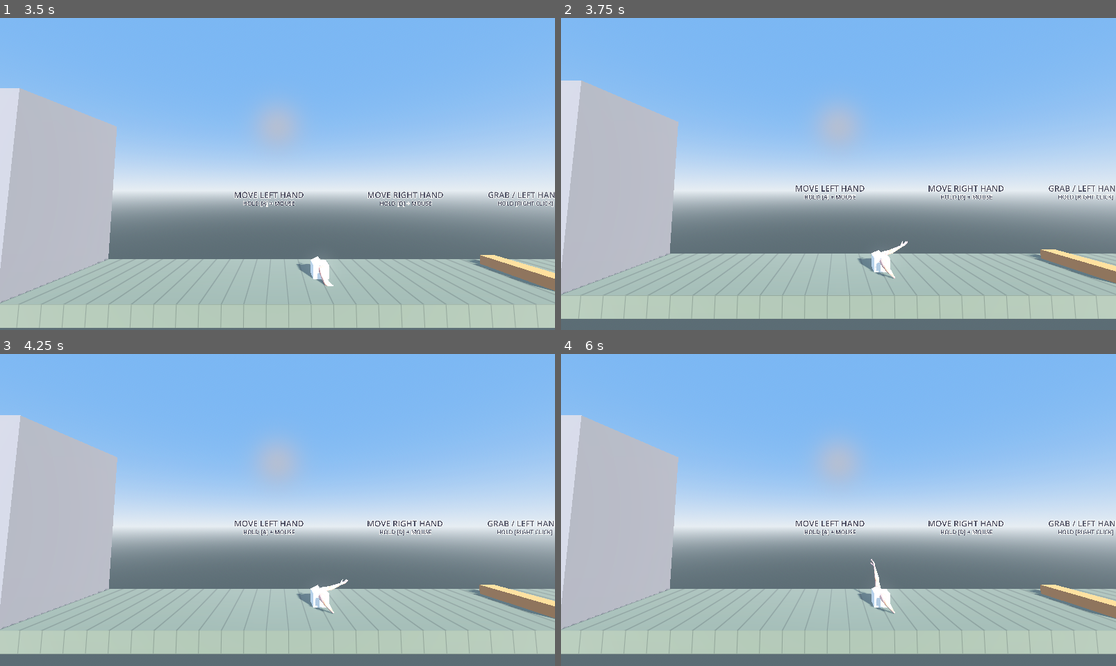
Above: before the commit, frames 1-4 (two rows, left to right).
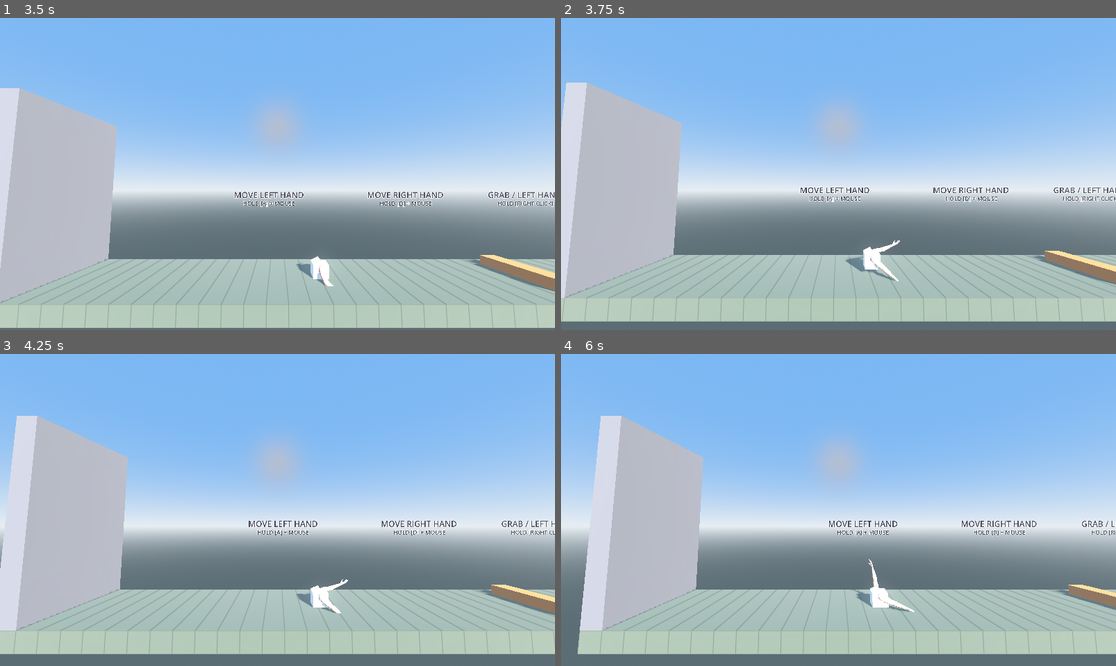
Above: after the commit, the same moments.

Repository: AnuragVinodh/arm-guy-game
Game: Godot game, scene res://scenes/levels/tutorial_level.tscn
Two runs of this game, one before a commit and one after it. Both use one fixed random seed, a clock stepped at 60 frames per second and the inputs below.
Inputs (mouse positions are in pixels of both pictures, inside the frame that each line leads up to):
- Up to frame 1 (3.5 s): move the mouse to (399, 158) at 0.52 s; hold D 0.53-1.25 s; click (399, 158) at 0.67 s; drag from (166, 189) to (249, 236) at 1.27 s; tap Enter at 2 s; move the mouse to (333, 105) at 2.02 s; hold D 2.03-2.75 s; click (333, 105) at 2.17 s; tap R (restart) at 2.75 s; drag from (249, 236) to (111, 127) at 2.77 s
- Up to frame 2 (3.75 s): move the mouse to (1005, 220) at 3.52 s; hold A from 3.53 s (still down); click (1005, 220) at 3.67 s
- Up to frame 3 (4.25 s): keep holding A
- Up to frame 4 (6 s): release A at 4.25 s; drag from (672, 463) to (755, 432) at 4.27 s; move the mouse to (866, 510) at 5.02 s; hold A 5.03-5.75 s; click (866, 510) at 5.17 s; drag from (755, 432) to (727, 525) at 5.77 s

Frame 1 is identical in both runs. In frame 2, 5.1% of the frame differs, in the area x 0-100%, y 20-98%; in frame 3, 6.9%; in frame 4, 11%, in the area x 0-100%, y 19-97%.

Commit message:
added pendulum when releasing a and d

Diff:
--- a/scenes/player/arms.gd
+++ b/scenes/player/arms.gd
@@ -292,22 +292,22 @@
 	_torso.linear_velocity = fling
 
 
-## Swing the torso around each gripping hand. The hand is a fixed pivot; the body
-## orbits it at the radius captured on grab, and the cursor's direction from the
-## anchor sets where on that circle the body wants to be. Sweep the cursor around
-## the anchor and the body rotates around it. With nothing gripping, gravity rules.
+## Swing the torso around each gripping hand. The hand is a fixed pivot the body
+## orbits at the grab radius. Holding the arm's pose key actively steers the swing
+## toward the cursor; with the key up the grip goes passive — gravity and the body's
+## own momentum swing it as a free pendulum on the arm (we just hold it to the rope),
+## so letting go of A/D hands control back to physics instead of freezing the body.
+## With nothing gripping, gravity rules outright.
 func _pivot_body(delta: float) -> void:
 	if _torso == null:
 		return
 
 	var target := Vector3.ZERO
-	var grips := 0
+	var active := 0
+	var passive: Array = []
 	for chain in _chains:
 		if not chain["grabbed"]:
 			continue
-		# Body's spot on the orbit, out at the fixed radius. The cursor only steers
-		# the swing while this arm's pose key is held; with the key up the body
-		# holds its CURRENT angle, so a grip doesn't chase the mouse on its own.
 		var to_body: Vector3 = _torso.global_position - chain["anchor"]
 
 		# Track how fast the body is sweeping around the anchor (in the play plane),
@@ -318,34 +318,62 @@
 		var inst_omega := d_ang / maxf(delta, 1e-5)
 		chain["swing_omega"] = lerpf(chain["swing_omega"], inst_omega, clampf(spin_smooth * delta, 0.0, 1.0))
 
-		var dir: Vector3 = to_body
 		if Input.is_key_pressed(chain["key"]):
-			# Hold to steer the swing AND (on a bar only) pull the arm taut: ease the
-			# orbit radius out toward full reach so the arm straightens into a rigid
-			# spoke (the smooth swing). Skipped off-bar to avoid jamming the arm into
-			# a flat surface. Key up freezes the radius at its current value.
+			# ACTIVE: the cursor steers the swing. On a bar, also ease the radius out
+			# toward full reach so the arm straightens into a rigid spoke.
 			if chain["on_bar"]:
 				chain["pivot_r"] = move_toward(chain["pivot_r"], chain["pivot_r_max"], straighten_speed * delta)
+			var dir: Vector3 = to_body
 			var rel: Vector3 = _target_world - chain["anchor"]
 			if rel.length() > 1e-4:
 				dir = rel
-		if dir.length() < 1e-4:
-			dir = Vector3.UP
-		target += chain["anchor"] + dir.normalized() * chain["pivot_r"]
-		grips += 1
-
-	if grips == 0:
-		return # free fall / swing — leave the body to gravity.
-	target /= grips
-
-	# Velocity-drive toward the orbit spot: snappy and stable. (The release fling is
-	# computed separately in _release from the tracked angular speed, not this vel.)
-	var to_target := target - _torso.global_position
-	var vel := to_target * swing_strength
-	if vel.length() > max_swing_speed:
-		vel = vel.normalized() * max_swing_speed
-	vel.z = 0.0
-	_torso.linear_velocity = vel
+			if dir.length() < 1e-4:
+				dir = Vector3.UP
+			target += chain["anchor"] + dir.normalized() * chain["pivot_r"]
+			active += 1
+		else:
+			# PASSIVE: key up — no cursor steering. Gravity and momentum drive it; we
+			# only keep it on the rope (below) so the hand stays attached.
+			passive.append(chain)
+
+	# An actively-steered grip wins: velocity-drive the torso toward the cursor spot.
+	# (The release fling is computed separately in _release from the tracked spin.)
+	if active > 0:
+		target /= active
+		var to_target := target - _torso.global_position
+		var vel := to_target * swing_strength
+		if vel.length() > max_swing_speed:
+			vel = vel.normalized() * max_swing_speed
+		vel.z = 0.0
+		_torso.linear_velocity = vel
+		return
+
+	# Otherwise every grip is passive: let the body swing/fall as a pendulum on the
+	# rope instead of freezing it in place.
+	for chain in passive:
+		_constrain_to_rope(chain, delta)
+
+
+## Keep a passively-gripping body on its rope (the orbit radius) WITHOUT driving it:
+## cancel the velocity along the arm and nudge any drift back onto the circle, so
+## gravity and the body's own momentum carry it as a free pendulum around the anchor.
+## This is what makes a key-up grip swing under gravity instead of freezing.
+func _constrain_to_rope(chain: Dictionary, delta: float) -> void:
+	var rel: Vector3 = _torso.global_position - chain["anchor"]
+	rel.z = 0.0
+	var r := rel.length()
+	if r < 1e-4:
+		return
+	var n := rel / r  # radial (along-the-arm) direction
+	var v: Vector3 = _torso.linear_velocity
+	# Fixed-length spoke: drop the radial part so the body can only move tangentially
+	# (gravity's pull along the arm turns into swing, not stretch).
+	v -= n * v.dot(n)
+	# Position fix via velocity: pull the body back onto the circle if it has drifted,
+	# so the hand neither detaches nor creeps toward the anchor.
+	v += n * ((chain["pivot_r"] - r) / maxf(delta, 1e-5))
+	v.z = 0.0
+	_torso.linear_velocity = v
 
 
 ## Always-on arm push for a free (posed, non-gripping) arm. If the hand is pressed
Not shown, changed: CLAUDE.md
